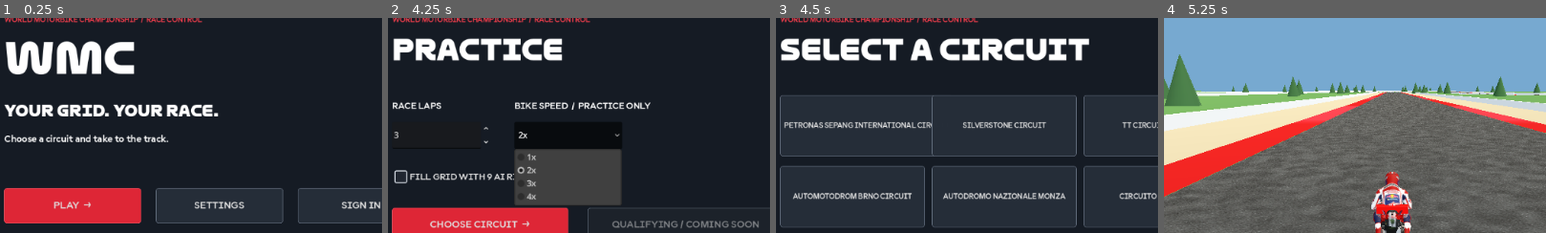
Above: before the commit, frames 1-4 (left to right).
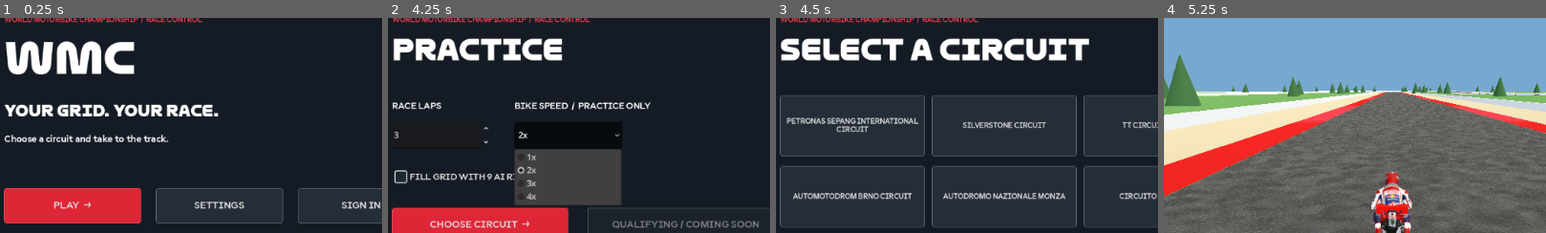
Above: after the commit, the same moments.

Repository: Ahad00010/WMC
Game: Godot game, scene res://scenes/Race.tscn
Two runs of this game, one before a commit and one after it. Both use one fixed random seed, a clock stepped at 60 frames per second and the inputs below.
Inputs:
- Up to frame 1 (0.25 s): no input
- Up to frame 2 (4.25 s): click "PLAY →" at 0.5 s; click "PRACTICE →" at 1.25 s; click "1x" at 2 s; click "FILL GRID WITH 9 AI RIDERS" at 2.75 s; click "2x" at 3.5 s
- Up to frame 3 (4.5 s): click "CHOOSE CIRCUIT →" at 4.25 s
- Up to frame 4 (5.25 s): click "PETRONAS SEPANG INTERNATIONAL…" at 5 s
The pictures show only the part of the screen within x 20-70%, y 20-70%; the shares and areas given below are measured in that part.

Frames 1-2 are identical in both runs. In frame 3, 1.6% of the frame differs, in the area x 2-42%, y 36-65%; in frame 4, nothing differs.

Commit message:
Reset circuit tile sizes after applying text style
Co-authored-by: arena-agent <297053741+arena-agent@users.noreply.github.com>

Diff:
--- a/native-rebuild/scripts/ui/main_menu.gd
+++ b/native-rebuild/scripts/ui/main_menu.gd
@@ -164,6 +164,7 @@
 			var info: Dictionary = WmcCircuitData.circuits[id]
 			var button := _button(_content, str(info["name"]), Vector2((i % 3) * 310, (i / 3) * 145), Vector2(296, 125), false)
 			button.add_theme_font_size_override("font_size", 16)
+			button.size = Vector2(296, 125)
 			button.pressed.connect(func(): race_requested.emit(id, _laps, _speed, _ai))
 	if _fade and _fade.is_valid():
 		_fade.kill()
